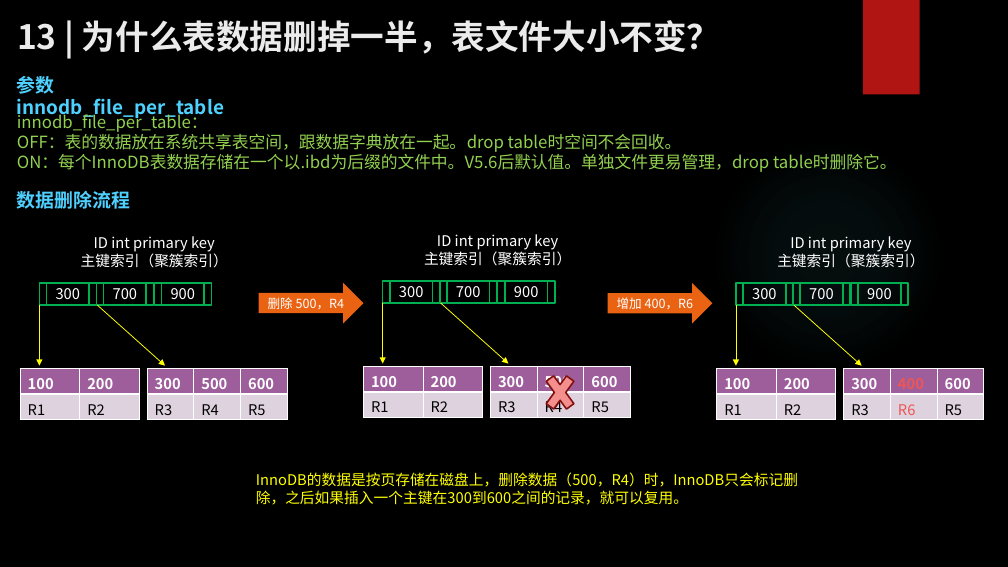
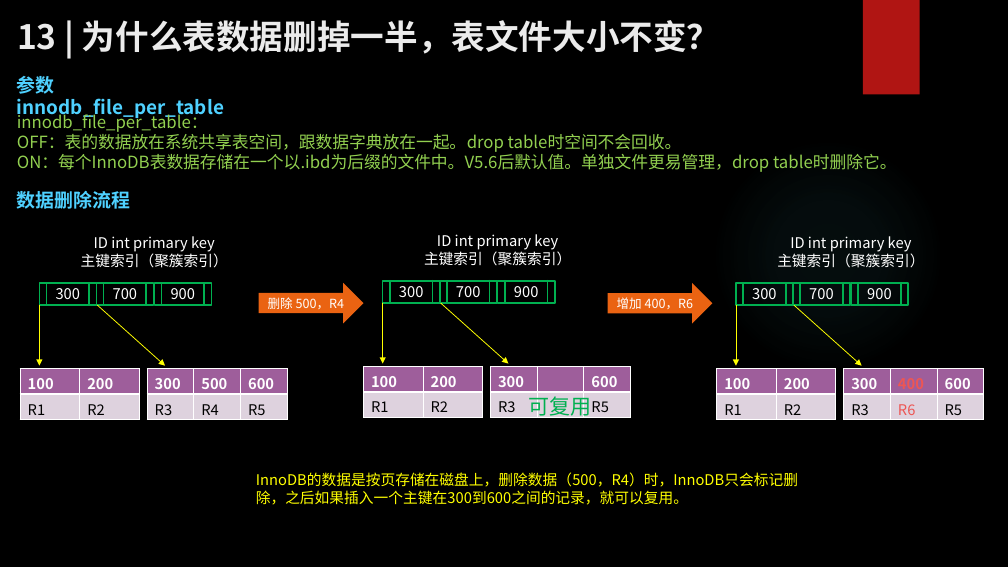
Before and after one commit to zhangkekf/reading-notes, a slide deck: slide 2 of MySQL实战/13为什么表数据删掉一半，表文件大小不变？.pptx. Drawn at 1008x567 pixels with LibreOffice and Linux fonts; fonts in the diff are those of the drawing; background and template pictures are left out. Boxes give left, top, right and bottom in pixels: in the first picture for what was removed or moved away, otherwise in the second. Text is boxed around its words. In the diff, an @@ line names an element or a change of style, - is before the commit and + after.

```diff
--- a/MySQL实战/13为什么表数据删掉一半，表文件大小不变？.pptx
+++ b/MySQL实战/13为什么表数据删掉一半，表文件大小不变？.pptx
@@ table at [491, 367, 631, 417] @@
-row 1, column 2: 500
+row 1, column 2: 
-row 2, column 2: R4
+row 2, column 2: 
@@ cross removed at [541, 366, 580, 420] @@
@@ text added at [529, 394, 592, 420], 20 pt, text #00B050 @@
+可复用
```
Also in this commit, not shown: 6 other files.
